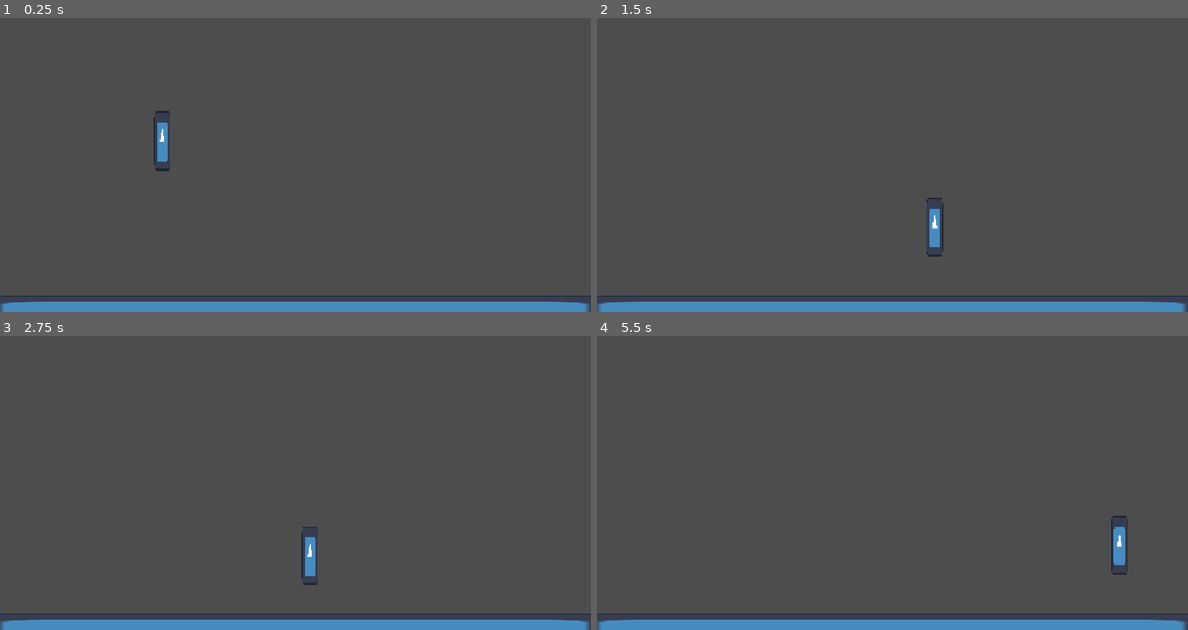
Above: before the commit, frames 1-4 (two rows, left to right).
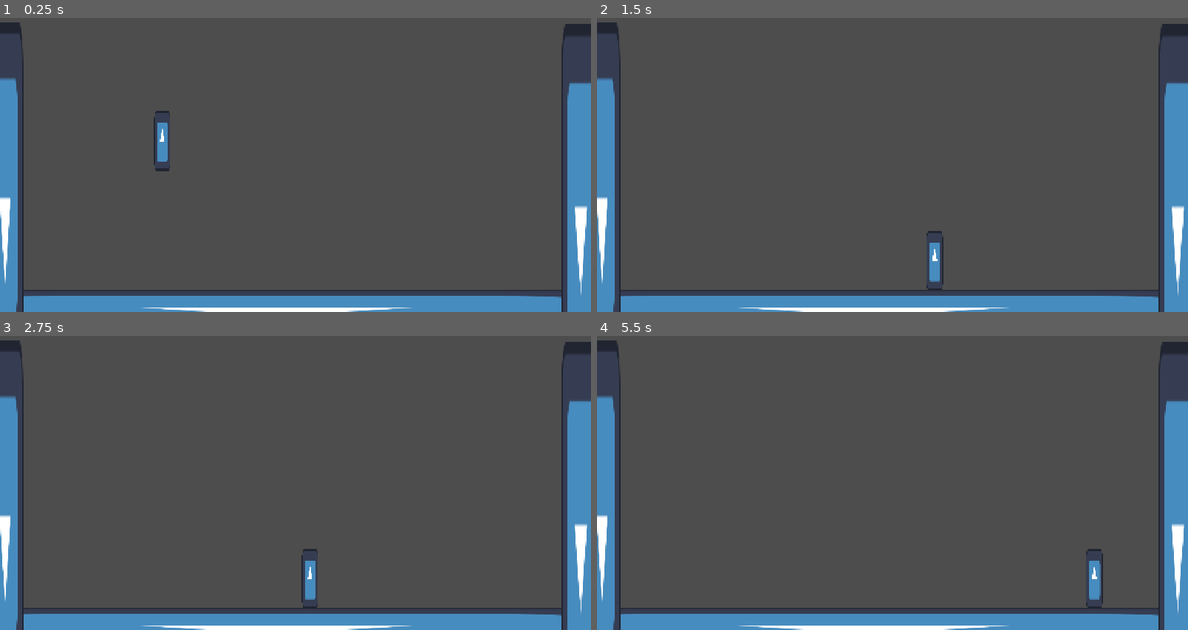
Above: after the commit, the same moments.

Repository: SofiaMiguel/MovimientoEnGodot2D
Game: Godot game, scene res://Escenas/main.tscn
Two runs of this game, one before a commit and one after it. Both use one fixed random seed, a clock stepped at 60 frames per second and the inputs below. The project has no main scene, so this scene is started directly. The engine's default icon, where the game draws it, is replaced by a stand-in: a white triangle on a blue panel in a dark square.
Inputs:
- Up to frame 1 (0.25 s): no input
- Up to frame 2 (1.5 s): tap Enter (ui_accept) at 0.5, 0.6, 0.77, 1.07, 1.35 s; hold Right (ui_right) from 0.53 s (still down)
- Up to frame 3 (2.75 s): tap Enter (ui_accept) at 1.52, 1.82, 2.1 s; release Right (ui_right) at 2.03 s; hold Left (ui_left) from 2.03 s (still down)
- Up to frame 4 (5.5 s): release Left (ui_left) at 2.78 s; hold Right (ui_right) 2.78-4.28 s; tap Enter (ui_accept) at 2.85, 3.02, 3.32, 3.6, 3.77, 4.07, 4.35, 4.52, 4.82, 5.1 s; hold Left (ui_left) 4.28-5.03 s; hold Right (ui_right) from 5.03 s (still down)

The runs differ from the first frame. In frame 1, 9.3% of the frame differs, in the area x 0-100%, y 1-100%; in frame 2, 9.8%; in frame 3, 9.6%; in frame 4, 10%.

Commit message:
Mecánicas del personaje
Desarrollo de las siguientes mecánicas en el personaje principal:
- Desplazamiento horizontal
- Salto normal
- Doble salto
- Enganche y deslizamiento en pared

Diff:
--- a/Escenas/Scripts/player.gd
+++ b/Escenas/Scripts/player.gd
@@ -2,24 +2,69 @@
 
 
 const SPEED = 400.0
-const JUMP_VELOCITY = -400.0
+const JUMP_VELOCITY = -450.0
+const JUMP_PUSHBACK = 250
 
+const WALL_SLIDE_GRAVITY = 150
+var is_wall_sliding = false
+var is_wall_jumping = false
+var wall_jump_timer = 0.0
+var jump_count = 0
 
-func _physics_process(delta: float) -> void:
-	# Add the gravity.
+func _physics_process(delta):
+
 	if not is_on_floor():
-		velocity += get_gravity() * delta
+		velocity.y += get_gravity().y * delta
+	else:
+		jump_count = 0
 
-	# Handle jump.
-	if Input.is_action_just_pressed("ui_accept") and is_on_floor():
+# Tiempo del salto en pared
+	if wall_jump_timer > 0:
+		wall_jump_timer -= delta
+	else:
+		is_wall_jumping = false
+
+# Salto normal
+	if Input.is_action_just_pressed("ui_up") and is_on_floor():
 		velocity.y = JUMP_VELOCITY
 
-	# Get the input direction and handle the movement/deceleration.
-	# As good practice, you should replace UI actions with custom gameplay actions.
-	var direction := Input.get_axis("ui_left", "ui_right")
-	if direction:
-		velocity.x = direction * SPEED
+# Doble salto
+	if Input.is_action_just_pressed("ui_up") and jump_count < 2:
+		jump_count += 1
+		velocity.y = JUMP_VELOCITY
+
+# Salto en pared
+	if Input.is_action_just_pressed("ui_up") and is_on_wall() and not is_on_floor():
+		velocity.y = JUMP_VELOCITY
+		is_wall_jumping = true
+		wall_jump_timer = 0.3
+
+		if Input.is_action_pressed("ui_right"):
+			velocity.x = -JUMP_PUSHBACK
+		elif Input.is_action_pressed("ui_left"):
+			velocity.x = JUMP_PUSHBACK
+
+# Movimiento horizontal (para que no pise el pushback del salto)
+	if not is_wall_jumping:
+		var direction := Input.get_axis("ui_left", "ui_right")
+		if direction:
+			velocity.x = direction * SPEED
+		else:
+			velocity.x = move_toward(velocity.x, 0, SPEED)
+
+	wall_slide(delta)
+	move_and_slide()
+
+# Deslizamiento del personaje en la pared
+func wall_slide(delta):
+	if is_on_wall() and not is_on_floor():
+		if Input.is_action_pressed("ui_left") or Input.is_action_pressed("ui_right"):
+			is_wall_sliding = true
+		else:
+			is_wall_sliding = false
 	else:
-		velocity.x = move_toward(velocity.x, 0, SPEED)
+		is_wall_sliding = false
 
-	move_and_slide()
+	if is_wall_sliding:
+		velocity.y += (WALL_SLIDE_GRAVITY * delta)
+		velocity.y = min(velocity.y, WALL_SLIDE_GRAVITY)
--- a/Escenas/main.tscn
+++ b/Escenas/main.tscn
@@ -9,5 +9,13 @@
 position = Vector2(-5, 19)
 
 [node name="plataforma" parent="." unique_id=730121044 instance=ExtResource("2_0kh0y")]
-position = Vector2(638, 724.00006)
+position = Vector2(599.00006, 712.00006)
 scale = Vector2(-14.424539, -0.61406636)
+
+[node name="plataforma" parent="plataforma" unique_id=1953274280 instance=ExtResource("2_0kh0y")]
+position = Vector2(40.76387, 369.66696)
+scale = Vector2(0.04274951, 10.026775)
+
+[node name="plataforma2" parent="plataforma" unique_id=617255347 instance=ExtResource("2_0kh0y")]
+position = Vector2(-45.68603, 337.09726)
+scale = Vector2(0.04626965, 10.420601)
--- a/project.godot
+++ b/project.godot
@@ -24,19 +24,17 @@
 
 move_left={
 "deadzone": 0.2,
-"events": [Object(InputEventKey,"resource_local_to_scene":fa …(140 unchanged characters)… d":false,"keycode":0,"physical_keycode":65,"key_label":0,"unicode":97,"location":0,"echo":false,"script":null)
-, Object(InputEventKey,"resource_local_to_scene":false,"resource_name":"","device":-1,"window_id":0,"alt_pressed":false,"shift_pressed":false,"ctrl_pressed":false,"meta_pressed":false,"pressed":false,"keycode":0,"physical_keycode":4194319,"key_label":0,"unicode":0,"location":0,"echo":false,"script":null)
+"events": [Object(InputEventKey,"resource_local_to_scene":fa …(140 unchanged characters)… d":false,"keycode":0,"physical_keycode":4194319,"key_label":0,"unicode":0,"location":0,"echo":false,"script":null)
 ]
 }
 move_right={
 "deadzone": 0.2,
-"events": [Object(InputEventKey,"resource_local_to_scene":fa …(140 unchanged characters)… d":false,"keycode":0,"physical_keycode":68,"key_label":0,"unicode":100,"location":0,"echo":false,"script":null)
-, Object(InputEventKey,"resource_local_to_scene":false,"resource_name":"","device":-1,"window_id":0,"alt_pressed":false,"shift_pressed":false,"ctrl_pressed":false,"meta_pressed":false,"pressed":false,"keycode":0,"physical_keycode":4194321,"key_label":0,"unicode":0,"location":0,"echo":false,"script":null)
+"events": [Object(InputEventKey,"resource_local_to_scene":fa …(140 unchanged characters)… d":false,"keycode":0,"physical_keycode":4194321,"key_label":0,"unicode":0,"location":0,"echo":false,"script":null)
 ]
 }
 jump={
 "deadzone": 0.2,
-"events": [Object(InputEventKey,"resource_local_to_scene":fa …(140 unchanged characters)… d":false,"keycode":0,"physical_keycode":32,"key_label":0,"unicode":32,"location":0,"echo":false,"script":null)
+"events": [Object(InputEventKey,"resource_local_to_scene":fa …(140 unchanged characters)… d":false,"keycode":0,"physical_keycode":4194320,"key_label":0,"unicode":0,"location":0,"echo":false,"script":null)
 ]
 }
 
